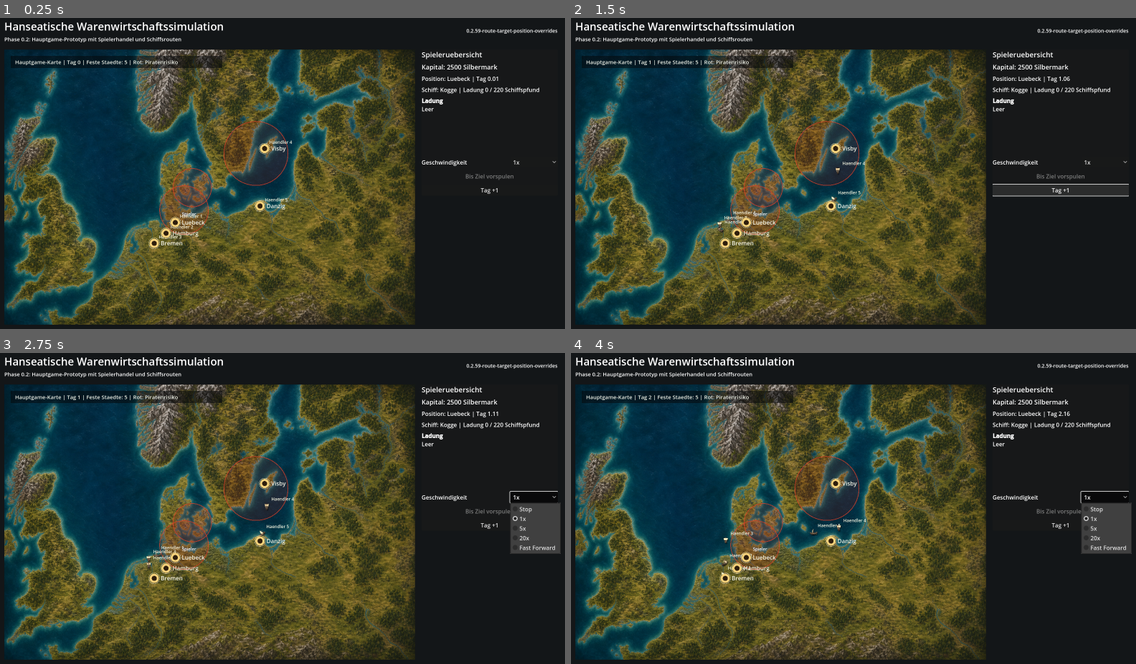
Above: before the commit, frames 1-4 (two rows, left to right).
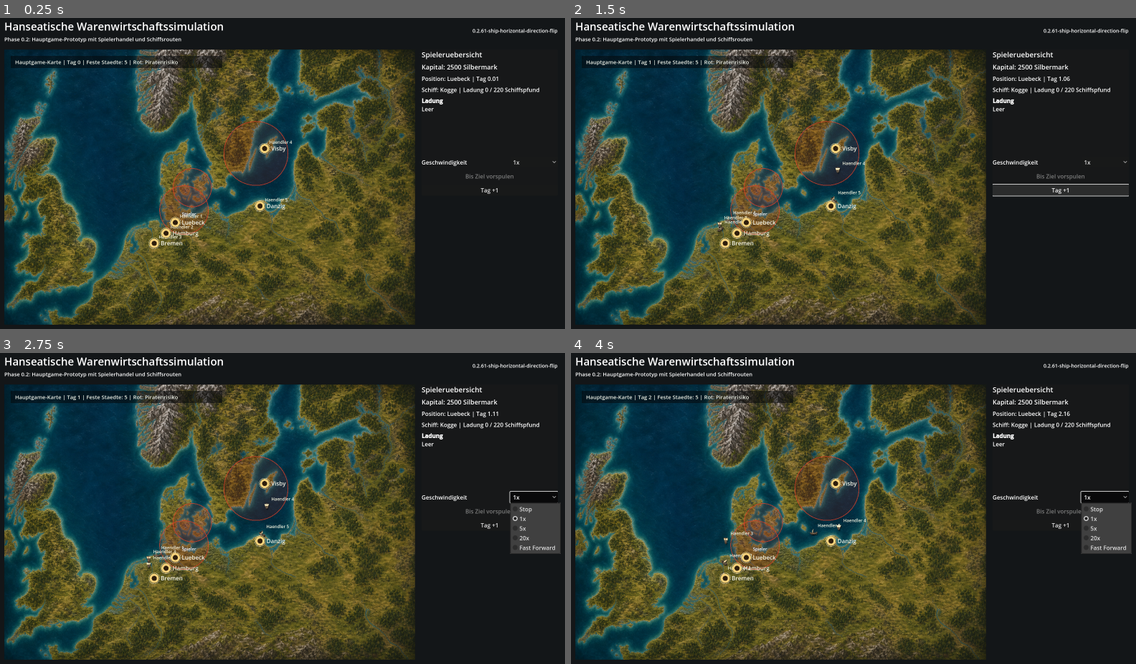
Above: after the commit, the same moments.

Repository: Lurchi-it-is/Patrizier_Remake
Game: Godot game, scene res://scenes/launcher.tscn
Same seed, same stepped clock (60 frames per second), same inputs: the game is played once before the commit and once after it.
Inputs:
- Up to frame 1 (0.25 s): no input
- Up to frame 2 (1.5 s): click "1x" at 0.5 s; click "Tag +1" at 1.25 s
- Up to frame 3 (2.75 s): click "1x" at 2 s
- Up to frame 4 (4 s): click "Tag +1" at 2.75 s; click "1x" at 3.5 s

The runs differ from the first frame. In frame 1, 0.2% of the frame differs, in the area x 82-99%, y 3-6%; in frame 2, 0.2%, in the area x 25-99%, y 3-70%; in frame 3, 0.2%; in frame 4, 0.2%.

Commit message:
Fix ship direction sprite mapping

Diff:
--- a/project.godot
+++ b/project.godot
@@ -7,7 +7,7 @@
 
 config/name="Hanseatische Warenwirtschaftssimulation"
 config/description="Datengetriebene Hanse-Handels- und Seeschlacht-Simulation."
-config/version="0.2.59-route-target-position-overrides"
+config/version="0.2.61-ship-horizontal-direction-flip"
 run/main_scene="res://scenes/launcher.tscn"
 config/features=PackedStringArray("4.3")
 
--- a/scripts/ui/map_view.gd
+++ b/scripts/ui/map_view.gd
@@ -22,7 +22,6 @@
 const ZOOM_STEP := 1.18
 const PLAYER_SHIP_ICON_SIZE := Vector2(54.0, 54.0)
 const AI_SHIP_ICON_SIZE := Vector2(38.0, 38.0)
-const SHIP_DIRECTION_INDEX_OFFSET := 4
 
 var cities: Array = []
 var navigation_routes: Dictionary = {}
@@ -233,7 +232,8 @@
 
 func _ship_direction_texture(heading: float) -> Texture2D:
 	var slice := TAU / float(SHIP_DIRECTION_TEXTURES.size())
-	var index := posmod(roundi(heading / slice) + SHIP_DIRECTION_INDEX_OFFSET, SHIP_DIRECTION_TEXTURES.size())
+	var mirrored_heading := PI - heading
+	var index := posmod(roundi(mirrored_heading / slice), SHIP_DIRECTION_TEXTURES.size())
 	return SHIP_DIRECTION_TEXTURES[index]
 
 func _draw_cities() -> void:
Not shown, changed: CHANGELOG.md
Not shown, changed: README.md
Not shown, changed: VERSION
Not shown, changed: docs/AI_TRADER_DESIGN.md
Not shown, changed: docs/ARCHITECTURE.md
Not shown, changed: docs/DESIGN_GUIDELINES.md
Not shown, changed: docs/DEVELOPMENT.md
Not shown, changed: docs/HANSE_ECONOMY_BALANCING.md
Not shown, changed: docs/PROJECT_PLAN.md
